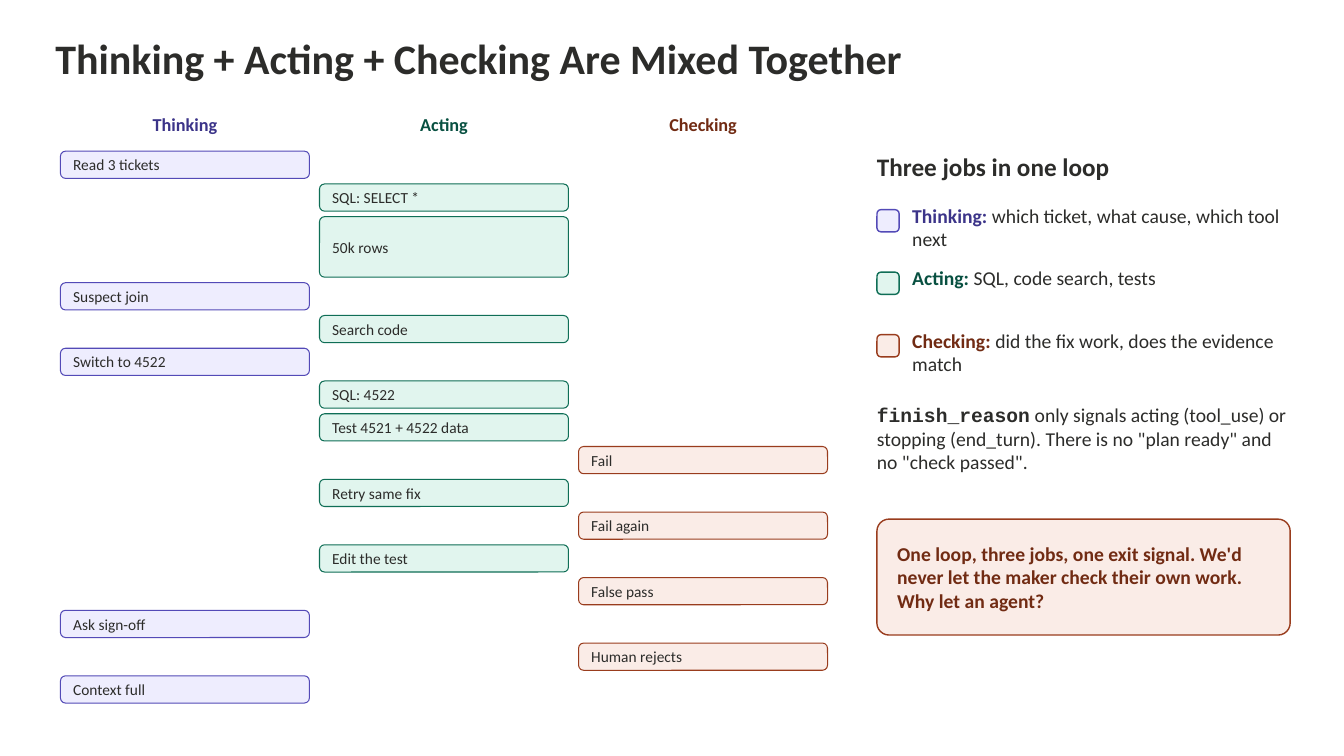
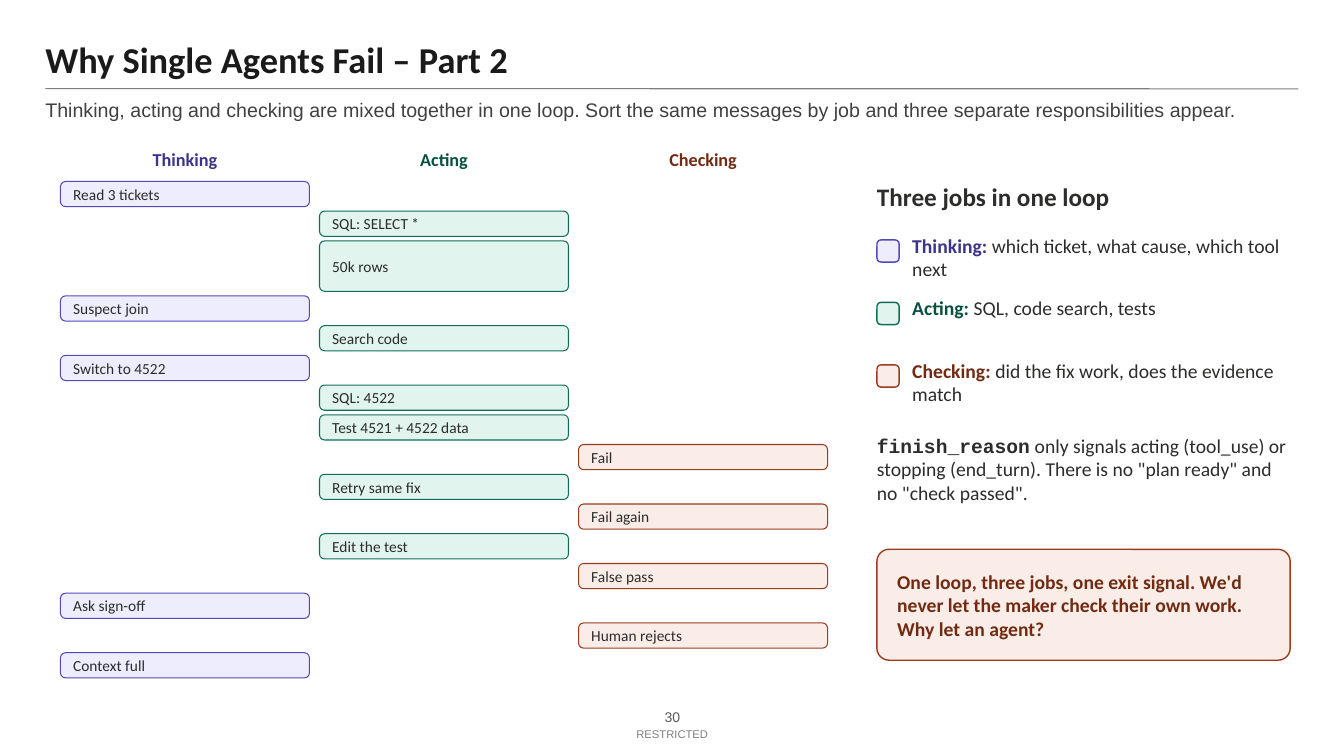
Before and after one commit to Amit-hub1998/multi-agent-subgraph-architecture, a slide deck: slide 30 of slides-01-06/Slides-01-06.pptx. Drawn at 1344x756 pixels with LibreOffice and Linux fonts; fonts in the diff are those of the drawing. Boxes give left, top, right and bottom in pixels: in the first picture for what was removed or moved away, otherwise in the second. Text is boxed around its words. In the diff, an @@ line names an element or a change of style, - is before the commit and + after.

```diff
--- a/slides-01-06/Slides-01-06.pptx
+++ b/slides-01-06/Slides-01-06.pptx
@@ text "Why Single Agents Fail – ..." at (x1=45, y1=47, x2=507, y2=79): vertical alignment top to bottom @@
@@ text at (x1=45, y1=47, x2=507, y2=79): text changed; size 30 to 26 pt; text colour #2C2C2A to #1A1A1A @@
-Thinking + Acting + Checking Are Mixed Together
+Why Single Agents Fail – Part 2
@@ line added from (45, 89) to (1299, 89), #7F7F7F 0.75 pt @@
@@ text added at (x1=45, y1=102, x2=1235, y2=121), 14 pt, text #404040 @@
+Thinking, acting and checking are mixed together in one loop. Sort the same messages by job and three separate responsibilities appear.
@@ 3 texts moved together from (x1=153, y1=118, x2=737, y2=134) to (x1=153, y1=153, x2=737, y2=169) @@
@@ proportions changed in 17 elements at (x1=320, y1=415, x2=569, y2=441), (x1=579, y1=445, x2=828, y2=470), (x1=320, y1=385, x2=569, y2=410), (x1=320, y1=475, x2=569, y2=500), (x1=60, y1=355, x2=310, y2=380), (x1=579, y1=504, x2=828, y2=529), (x1=320, y1=326, x2=569, y2=351), (x1=60, y1=296, x2=310, y2=322), (x1=320, y1=533, x2=569, y2=559), (x1=579, y1=564, x2=828, y2=589), (x1=60, y1=593, x2=310, y2=618), (x1=579, y1=623, x2=828, y2=648), (x1=320, y1=241, x2=569, y2=291), (x1=60, y1=652, x2=310, y2=678), (x1=320, y1=212, x2=569, y2=237), (x1=877, y1=549, x2=1291, y2=660), (x1=60, y1=181, x2=310, y2=207) @@
@@ rounded rectangle "50k rows" resized from (x1=320, y1=217, x2=569, y2=277) to (x1=320, y1=241, x2=569, y2=291) @@
@@ rounded rectangle "Suspect join" moved from (x1=60, y1=283, x2=310, y2=311) to (x1=60, y1=296, x2=310, y2=322) @@
@@ rounded rectangle "Search code" moved from (x1=320, y1=316, x2=569, y2=343) to (x1=320, y1=326, x2=569, y2=351) @@
@@ rounded rectangle "Switch to 4522" moved from (x1=60, y1=349, x2=310, y2=376) to (x1=60, y1=355, x2=310, y2=380) @@
@@ rounded rectangle "SQL: 4522" moved from (x1=320, y1=381, x2=569, y2=408) to (x1=320, y1=385, x2=569, y2=410) @@
@@ 5 rounded rectangles, 5 texts moved together from (x1=60, y1=151, x2=1286, y2=472) to (x1=60, y1=181, x2=1286, y2=503) @@
@@ rounded rectangle "Fail" moved from (x1=579, y1=447, x2=828, y2=474) to (x1=579, y1=445, x2=828, y2=470) @@
@@ rounded rectangle "Retry same fix" moved from (x1=320, y1=479, x2=569, y2=506) to (x1=320, y1=475, x2=569, y2=500) @@
@@ rounded rectangle "Fail again" moved from (x1=579, y1=512, x2=828, y2=539) to (x1=579, y1=504, x2=828, y2=529) @@
@@ rounded rectangle "Edit the test" moved from (x1=320, y1=545, x2=569, y2=573) to (x1=320, y1=533, x2=569, y2=559) @@
@@ rounded rectangle "False pass" moved from (x1=579, y1=578, x2=828, y2=605) to (x1=579, y1=564, x2=828, y2=589) @@
@@ rounded rectangle "One loop, three jobs, one ..." resized from (x1=877, y1=519, x2=1291, y2=635) to (x1=877, y1=549, x2=1291, y2=660) @@
@@ rounded rectangle "Ask sign-off" moved from (x1=60, y1=610, x2=310, y2=637) to (x1=60, y1=593, x2=310, y2=618) @@
@@ rounded rectangle "Human rejects" moved from (x1=579, y1=643, x2=828, y2=670) to (x1=579, y1=623, x2=828, y2=648) @@
@@ rounded rectangle "Context full" moved from (x1=60, y1=677, x2=310, y2=704) to (x1=60, y1=652, x2=310, y2=678) @@
@@ page number added at (x1=665, y1=712, x2=681, y2=722), 10 pt, text #595959 @@
+30
@@ text added at (x1=636, y1=730, x2=708, y2=738), 8 pt, text #7F7F7F @@
+RESTRICTED
```
Also in this commit, not shown: 41 other slides changed, 1 slide added, 1 slide removed, 19 other files.
